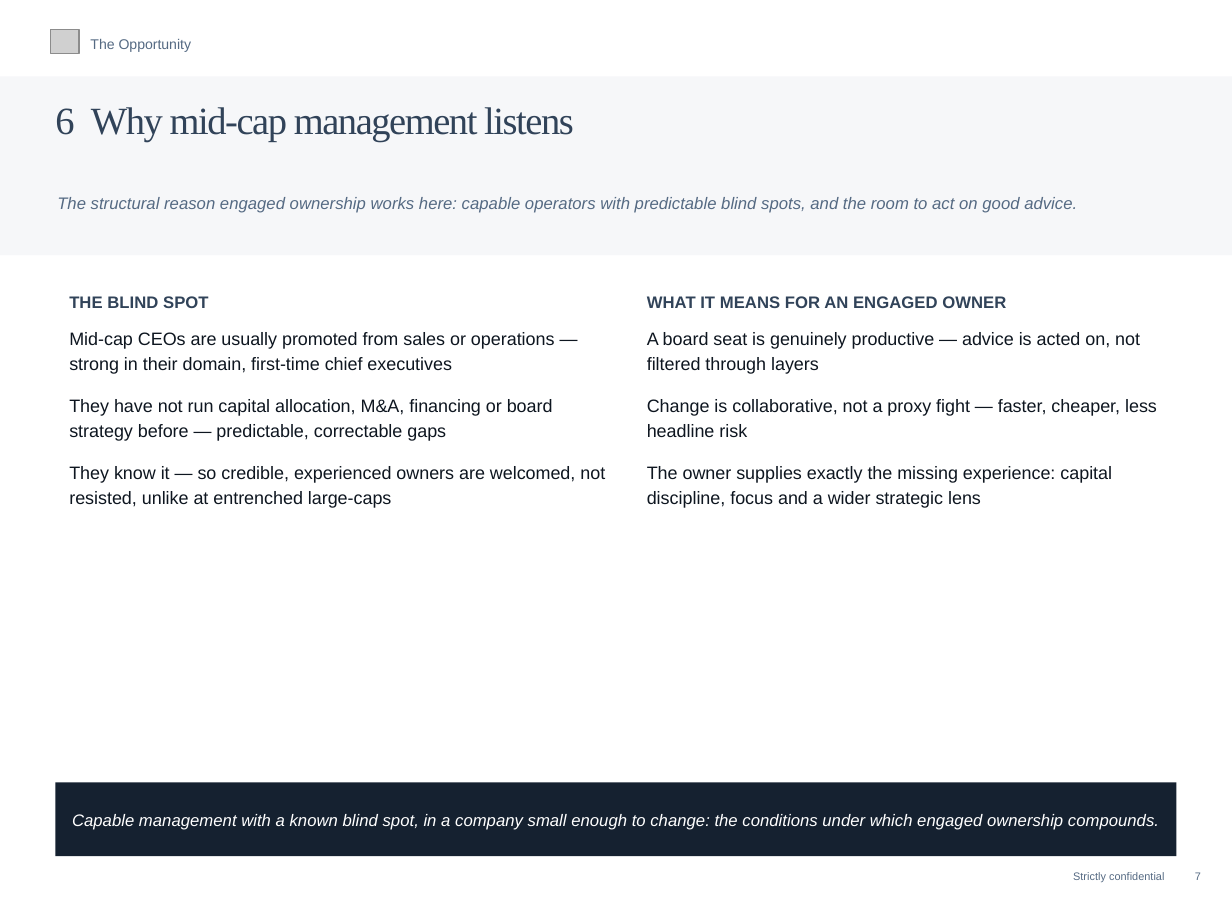
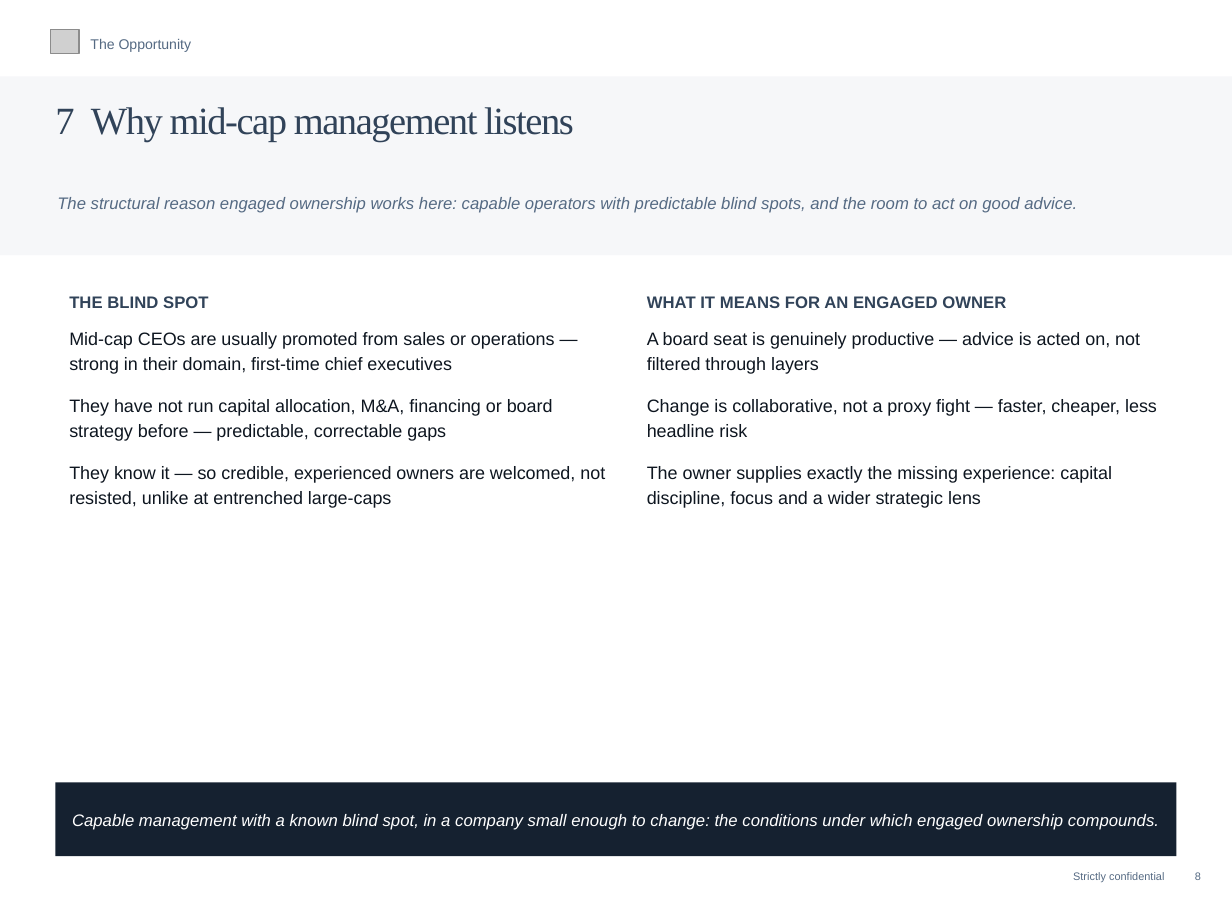
Before and after one commit to charette-lab/Claude, a slide deck: slide 10 of Athanase_Engaged_Ownership_Allocator_Deck.pptx (slide 9 before the commit). Drawn at 1232x924 pixels with LibreOffice and Linux fonts; fonts in the diff are those of the drawing; grey boxes stand for pictures. Boxes give left, top, right and bottom in pixels: in the first picture for what was removed or moved away, otherwise in the second. Text is boxed around its words. In the diff, an @@ line names an element or a change of style, - is before the commit and + after.

```diff
--- a/Athanase_Engaged_Ownership_Allocator_Deck.pptx
+++ b/Athanase_Engaged_Ownership_Allocator_Deck.pptx
@@ text at <box>55,107,574,142</box>: text changed @@
-6 Why mid-cap management listens
+7 Why mid-cap management listens
@@ text at <box>1073,872,1201,882</box>: text changed @@
-Strictly confidential 7
+Strictly confidential 8
```
Also in this commit, not shown: 44 other slides changed, 1 slide added, 1 other file.
